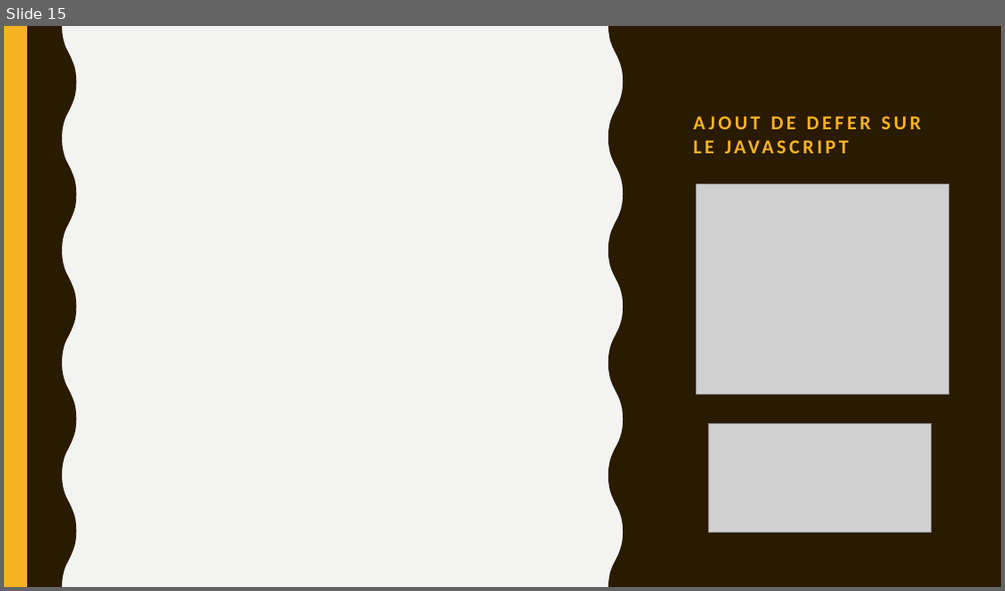
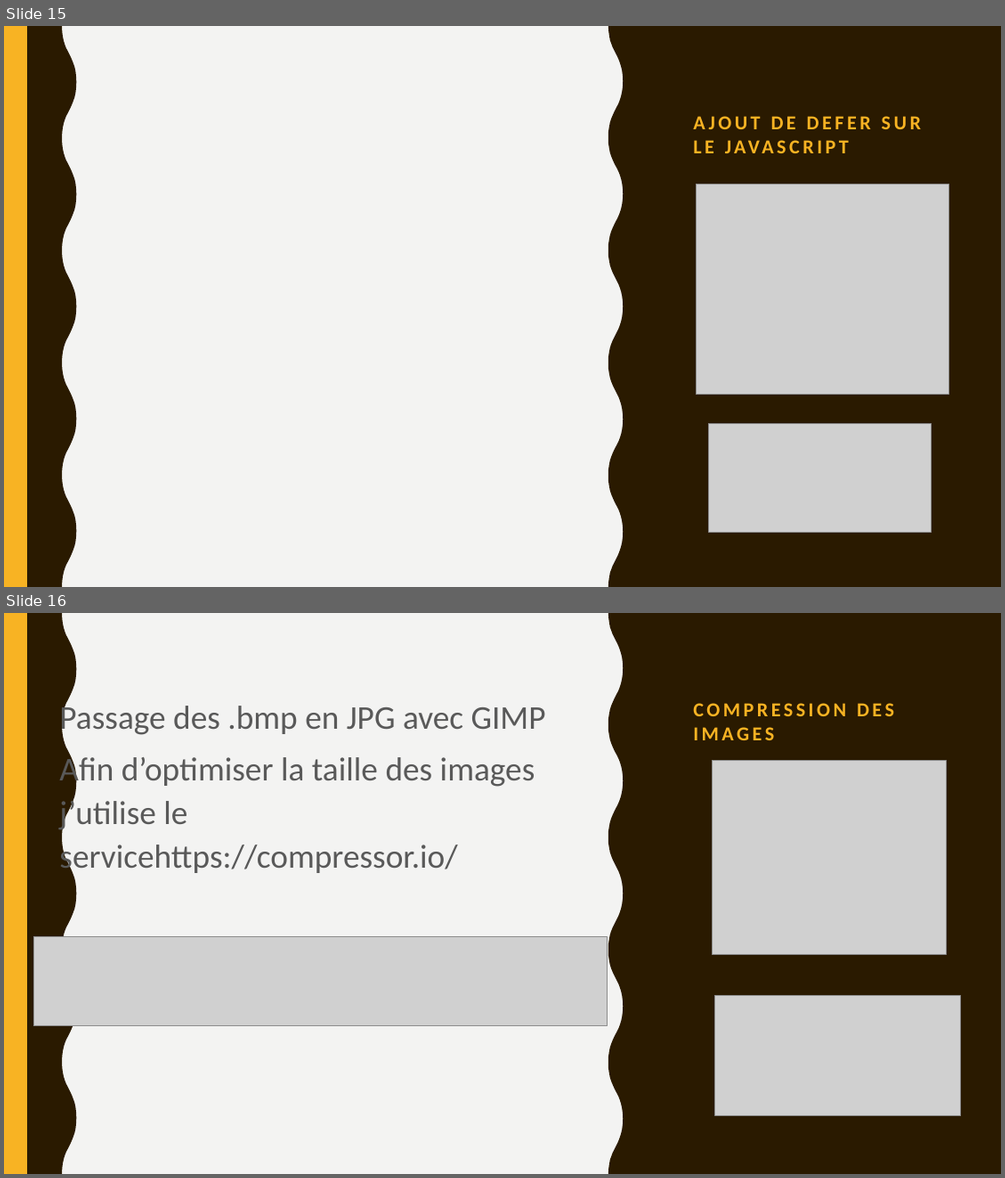
Before and after one commit to Fibre44/DENISNicolas_4_09112021, a slide deck: Soutenance/Soutenance.odp. Shown one above the other, each under a label of ours: slide 15 before the commit, slides 15 and 16 after it. The pictures are 1005x591 and 1005x1178 pixels, drawn with LibreOffice and Linux fonts; fonts in the diff are those of the drawing; grey boxes stand for pictures. Boxes give left, top, right and bottom in pixels: in the first picture for what was removed or moved away, otherwise in the second. Text is boxed around its words. In the diff, an @@ line names an element or a change of style, - is before the commit and + after.

Commit message:
Compressiond des images

```diff
--- a/Soutenance/Soutenance.odp
+++ b/Soutenance/Soutenance.odp
@@ slide 16 added at <box>4,613,1001,1174</box>, background #F3F3F2; not listed: 4 template elements that a slide beside it also shows @@
@@ text added at <box>59,701,546,876</box>, 32 pt, text #595959 @@
+• Passage des .bmp en JPG avec GIMP
+• Afin d’optimiser la taille des images j’utilise le servicehttps://compressor.io/
@@ title added at <box>693,703,894,740</box>, 19 pt, text #F8B323, bold @@
+COMPRESSION DES IMAGES
@@ picture added at <box>712,761,947,955</box> @@
@@ picture added at <box>33,937,607,1026</box> @@
@@ picture added at <box>715,996,961,1116</box> @@
```
Also in this commit, not shown: 4 slides changed, 2 other slides added, 2 slides removed, 38 other files.
